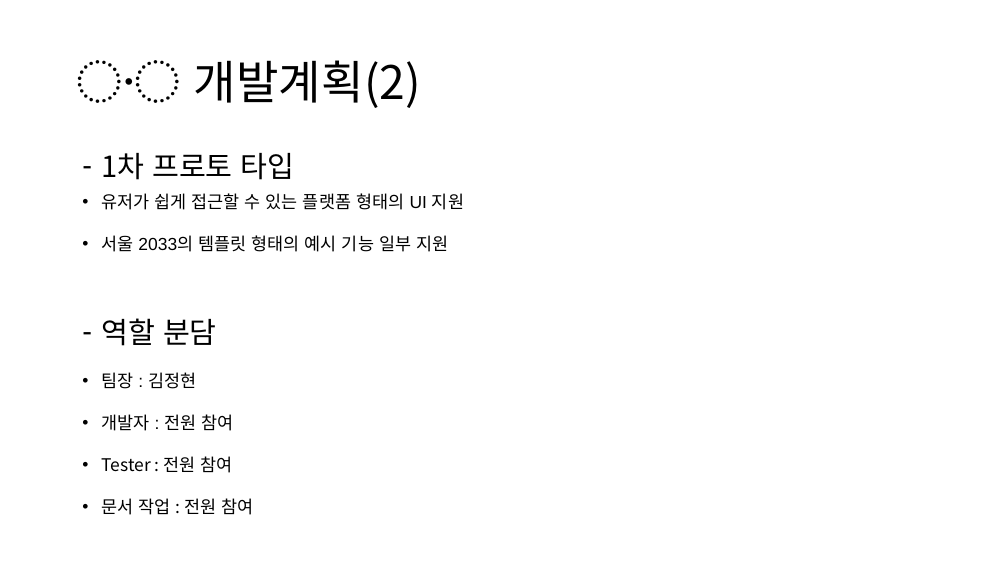
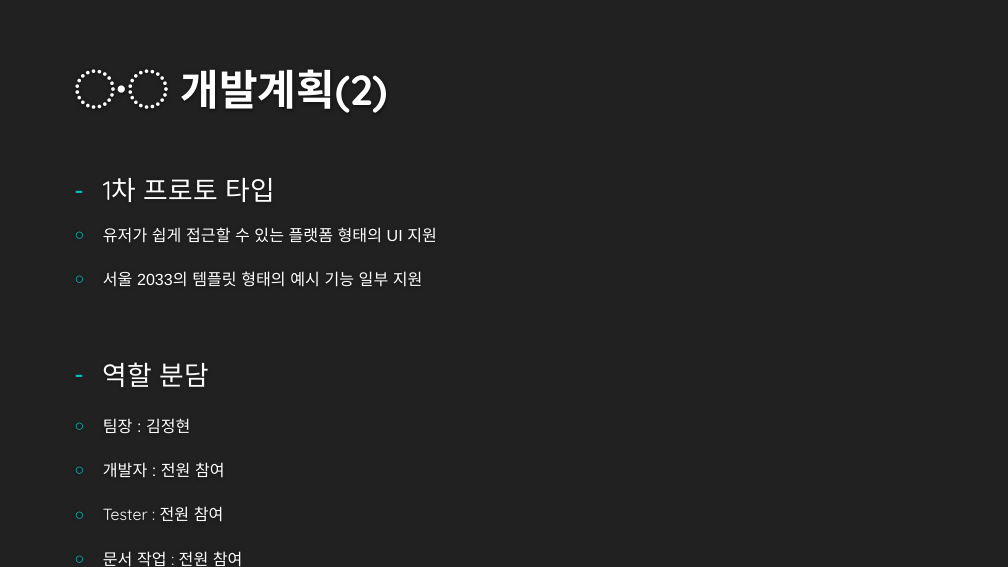
Before and after one commit to OSS-2021-team3/Drawing-Trade, a slide deck: slide 12 of OSS IDEA PROPOSAL.pptx (slide 11 before the commit). Drawn at 1008x567 pixels with LibreOffice and Linux fonts; fonts in the diff are those of the drawing; background and template pictures are left out. Boxes give left, top, right and bottom in pixels: in the first picture for what was removed or moved away, otherwise in the second. Text is boxed around its words. In the diff, an @@ line names an element or a change of style, - is before the commit and + after.

Commit message:
PPT 수정
-발표 ppt 디자인 수정
-관련 오픈소스 프로젝트 추가

```diff
--- a/OSS IDEA PROPOSAL.pptx
+++ b/OSS IDEA PROPOSAL.pptx
@@ background #FFFFFF to #212121 @@
@@ title "〮 개발계획(2)": place and size @@
-title "〮 개발계획(2)" at (77,60,421,108)
+title "〮 개발계획(2)" at (75,69,388,113)
@@ title "〮 개발계획(2)" at (75,69,388,113): size 44 to 40 pt, font Noto Sans CJK KR to Quicksand, text colour #000000 to #FEFEFE, bold on; line spacing 0.9 to 1; vertical alignment middle to bottom @@
@@ text "1차 프로토 타입": place and size @@
-text "1차 프로토 타입" at (101,153,464,515)
+text "1차 프로토 타입" at (103,178,437,567)
@@ text "1차 프로토 타입" at (103,178,437,567): size 27.8 to 25.5 pt in "1차 프로토 타입", "역할 분담"; font Noto Sans CJK KR to Quicksand in "1차 프로토 타입", "역할 분담", "Tester : 전원 참여", "문서 작업 : 전원 참여"; text colour #000000 to #FFFFFF; size 16.6 to 15.3 pt in "유저가 쉽게 접근할 수 있는 플랫폼 형태의 ...", "서울 2033의 템플릿 형태의 예시 기능 일부 ...", "팀장 : 김정현", "개발자 : 전원 참여" and 2 more places; indent changed; line spacing 0.8 to 1; more space between paragraphs; bullet • to ○; vertical alignment top to middle @@
```
Also in this commit, not shown: 10 other slides changed, 1 slide added.
